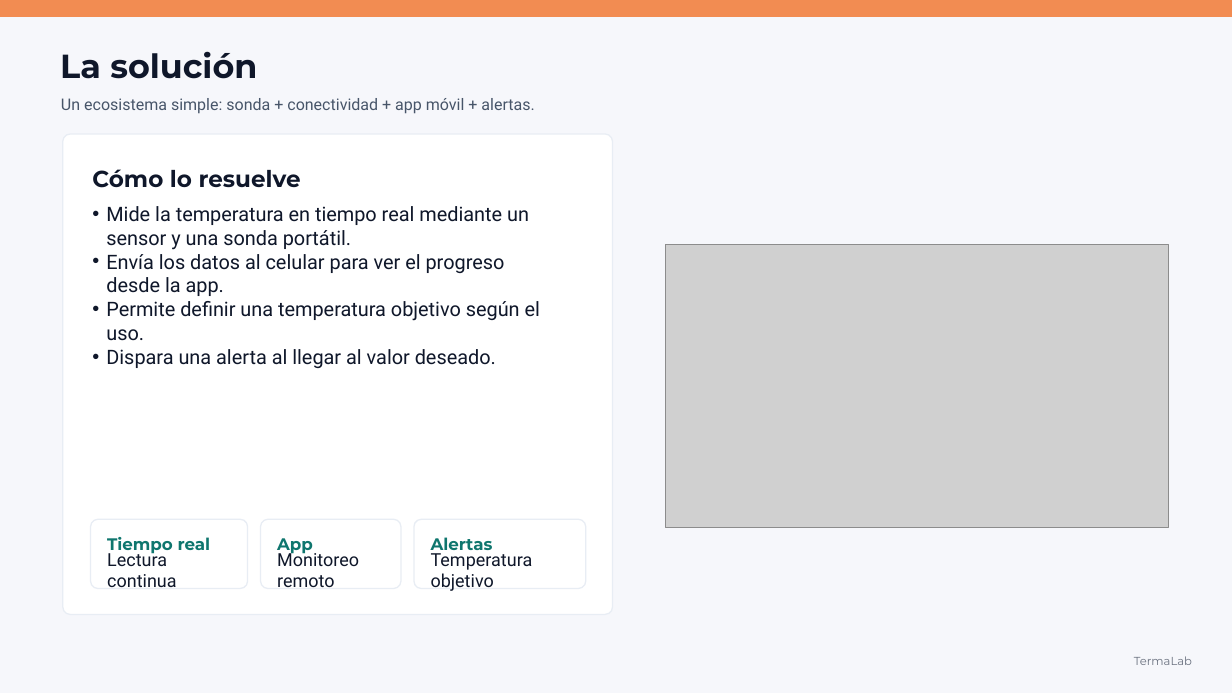
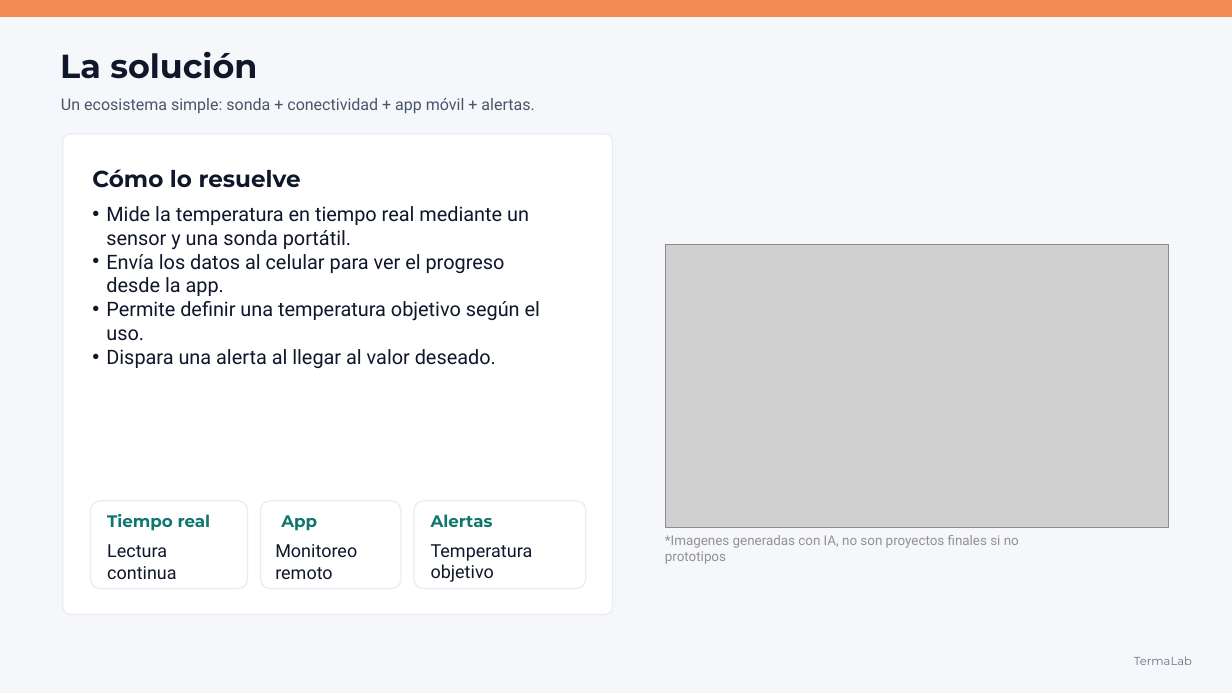
Before and after one commit to Code7C26/TermaLab, a slide deck: slide 3 of assets/TermaLab_Presentacion_Profesional.pptx. Drawn at 1232x693 pixels with LibreOffice and Linux fonts; fonts in the diff are those of the drawing; grey boxes stand for pictures. Boxes give left, top, right and bottom in pixels: in the first picture for what was removed or moved away, otherwise in the second. Text is boxed around its words. In the diff, an @@ line names an element or a change of style, - is before the commit and + after.

```diff
--- a/assets/TermaLab_Presentacion_Profesional.pptx
+++ b/assets/TermaLab_Presentacion_Profesional.pptx
@@ rounded rectangle: place and size @@
-rounded rectangle at box(91, 519, 248, 589)
+rounded rectangle at box(91, 501, 248, 589)
@@ text "Tiempo real": place and size @@
-text "Tiempo real" at box(107, 537, 211, 555)
+text "Tiempo real" at box(107, 514, 211, 531)
@@ rounded rectangle: place and size @@
-rounded rectangle at box(261, 519, 401, 589)
+rounded rectangle at box(261, 501, 401, 589)
@@ text "App": place and size @@
-text "App" at box(277, 538, 313, 555)
+text "App" at box(281, 515, 317, 531)
@@ rounded rectangle: place and size @@
-rounded rectangle at box(414, 519, 586, 589)
+rounded rectangle at box(414, 501, 586, 589)
@@ text "Alertas" rewrapped from box(431, 537, 493, 555) to box(431, 514, 493, 527) @@
@@ text added at box(665, 535, 1019, 564), 10.5 pt, text #929292 @@
+*Imagenes generadas con IA, no son proyectos finales si no prototipos
@@ 3 texts: place and size @@
-3 texts at box(107, 549, 533, 591)
+3 texts at box(107, 544, 533, 582)
```
Also in this commit, not shown: 5 other slides changed, 1 other file.
